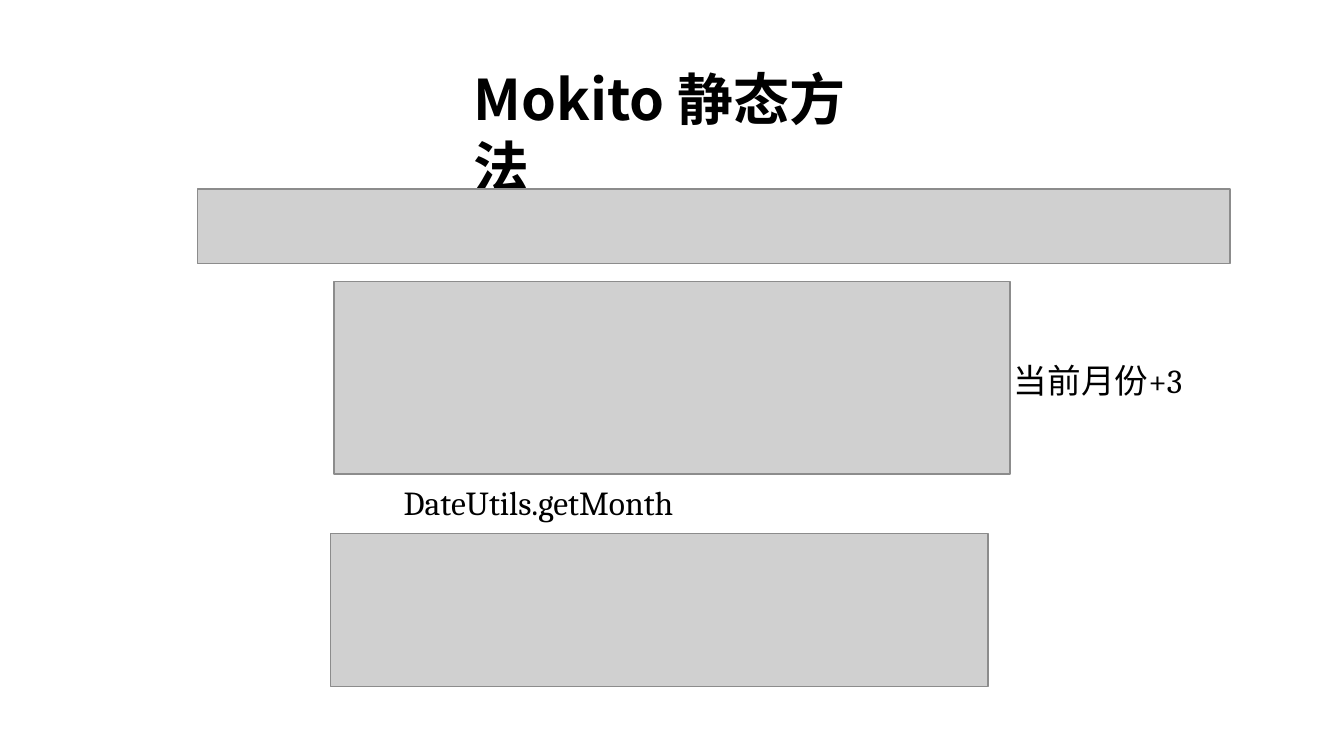
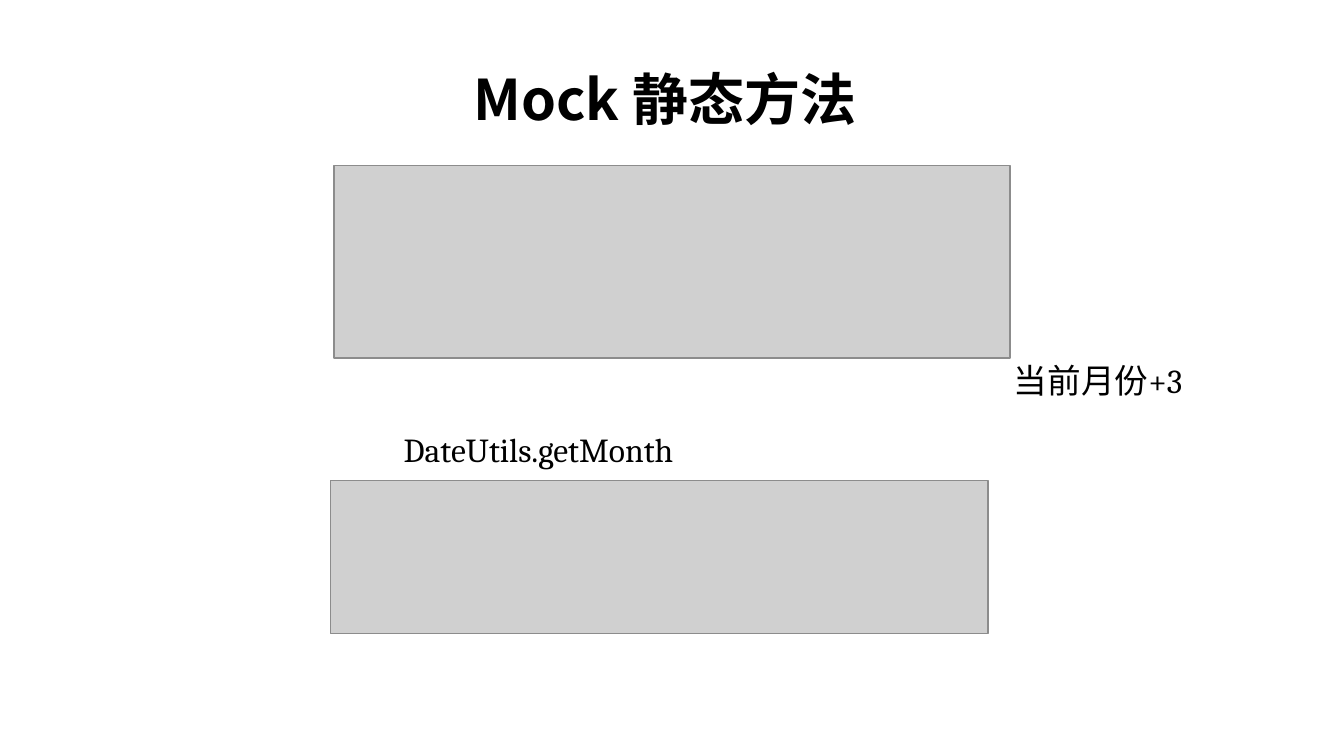
Before and after one commit to stulife/mockito-demo, a slide deck: slide 16 of mockito入门.pptx. Drawn at 1344x756 pixels with LibreOffice and Linux fonts; fonts in the diff are those of the drawing; grey boxes stand for pictures. Boxes give left, top, right and bottom in pixels: in the first picture for what was removed or moved away, otherwise in the second. Text is boxed around its words. In the diff, an @@ line names an element or a change of style, - is before the commit and + after.

```diff
--- a/mockito入门.pptx
+++ b/mockito入门.pptx
@@ text at (474, 72, 856, 125): text changed @@
-  Mokito 静态方法
+  Mock 静态方法
@@ picture: place and size @@
-picture at (335, 282, 1011, 474)
+picture at (335, 165, 1011, 358)
@@ picture removed at (198, 190, 1230, 265) @@
@@ text "DateUtils.getMonth": place and size @@
-text "DateUtils.getMonth" at (404, 491, 674, 523)
+text "DateUtils.getMonth" at (404, 438, 674, 470)
@@ picture: place and size @@
-picture at (331, 534, 988, 687)
+picture at (331, 481, 988, 634)
```
Also in this commit, not shown: 11 other slides changed, 5 slides added, 2 slides removed, 4 other files.
